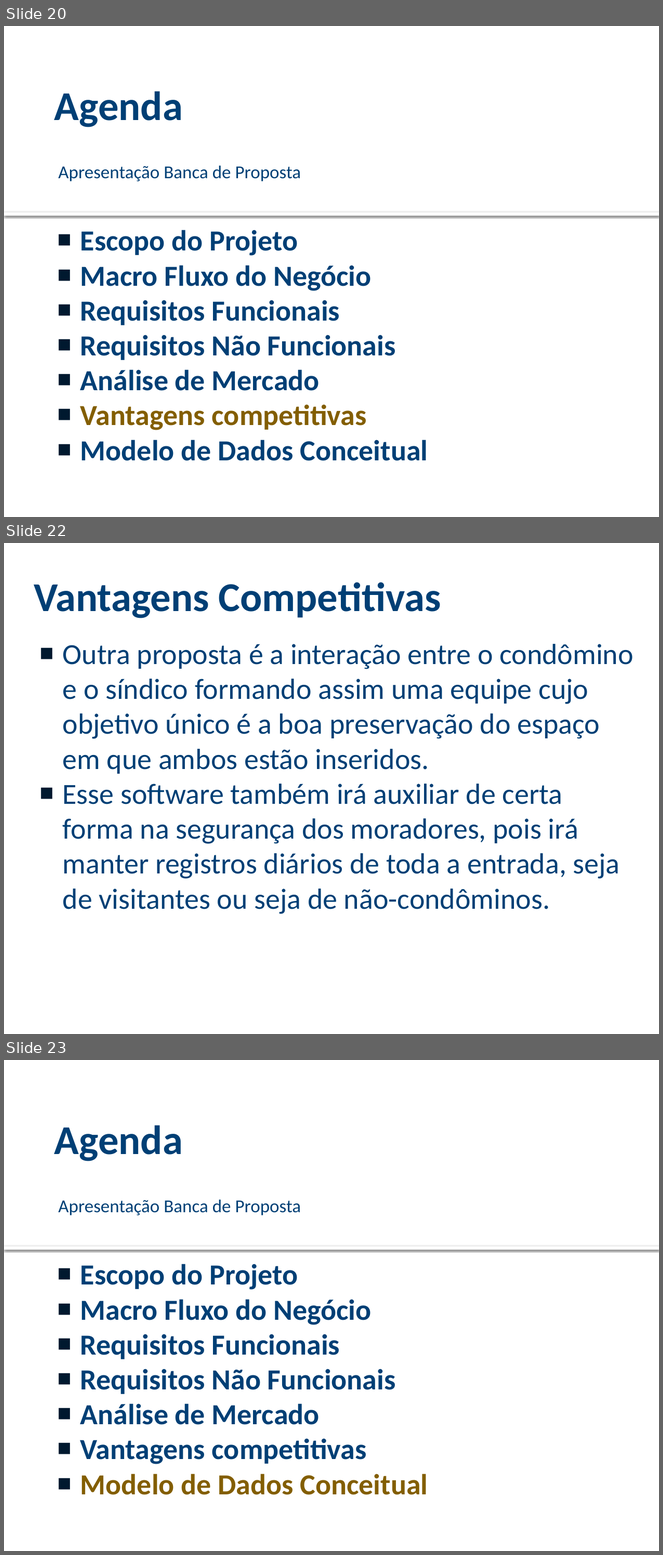
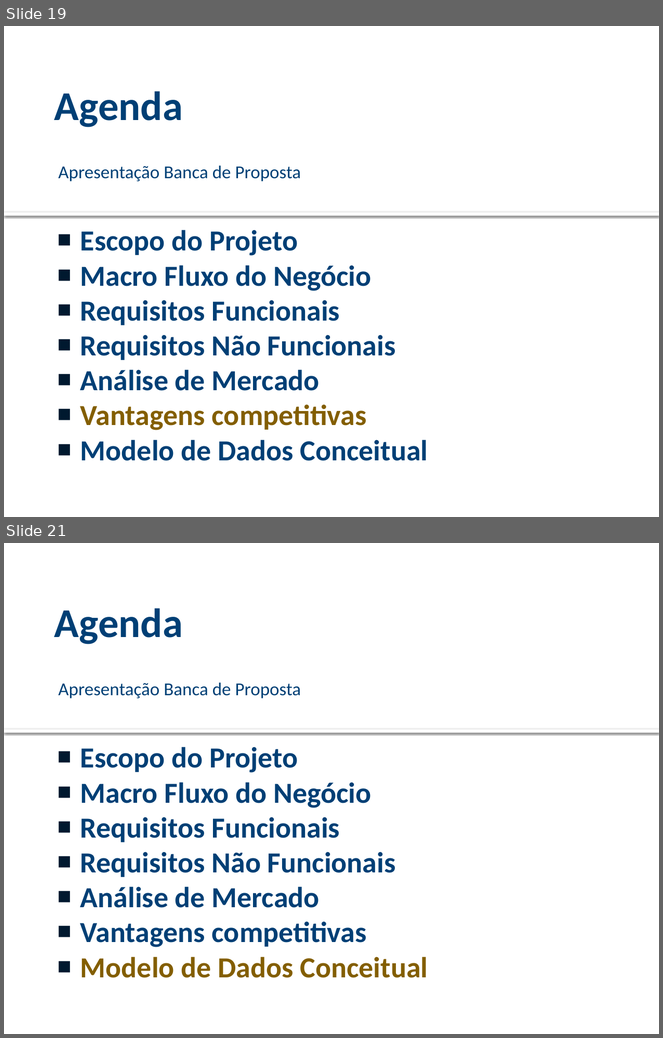
Before and after one commit to viniciussouza1210/Central-Cond, a slide deck: PROPOSTA/Apresentação Proposta - Central Cond.pptx. Shown one above the other, each under a label of ours: slides 20, 22 and 23 before the commit, slides 19 and 21 after it; the slides between them are not shown. The pictures are 663x1555 and 663x1038 pixels, drawn with LibreOffice and Linux fonts; fonts in the diff are those of the drawing; background and template pictures are left out. Boxes give left, top, right and bottom in pixels: in the first picture for what was removed or moved away, otherwise in the second. Text is boxed around its words. In the diff, an @@ line names an element or a change of style, - is before the commit and + after.

```diff
--- a/PROPOSTA/Apresentação Proposta - Central Cond.pptx
+++ b/PROPOSTA/Apresentação Proposta - Central Cond.pptx
@@ slide 22 removed at bbox=[4, 543, 659, 1034], background picture (left out) @@
@@ title removed at bbox=[34, 582, 441, 618] @@
-Vantagens Competitivas
@@ text removed at bbox=[63, 644, 634, 914] @@
-■ Outra proposta é a interação entre o condômino e o síndico formando assim uma equipe cujo objetivo único é a boa preservação do espaço em que ambos estão inseridos.
-■ Esse software também irá auxiliar de certa forma na segurança dos moradores, pois irá manter registros diários de toda a entrada, seja de visitantes ou seja de não-condôminos.
@@ page number removed at bbox=[590, 1015, 647, 1029] @@
-22
@@ what was slide 20 is now slide 19 @@
@@ what was slide 23 is now slide 21 @@
```
Also in this commit, not shown: 11 slides changed, 1 other slide removed.
